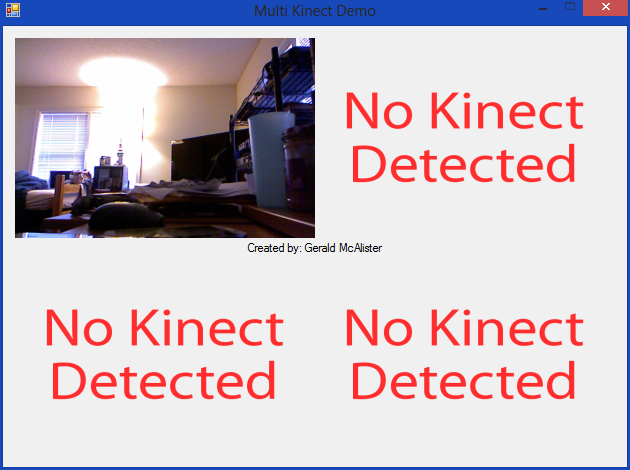
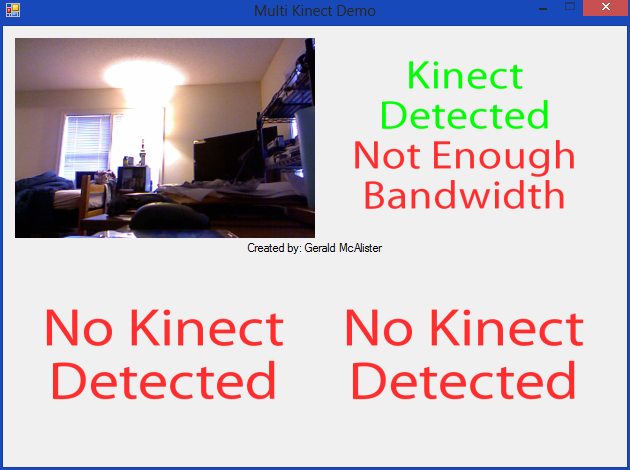
Comparing the layer stacks of the two w=630, h=470 images. Changes:
added layer "Pasted Layer #1" above "Pasted Layer" over left=15, top=38, right=584, bottom=238
painted on "Pasted Layer" over left=15, top=38, right=584, bottom=238
